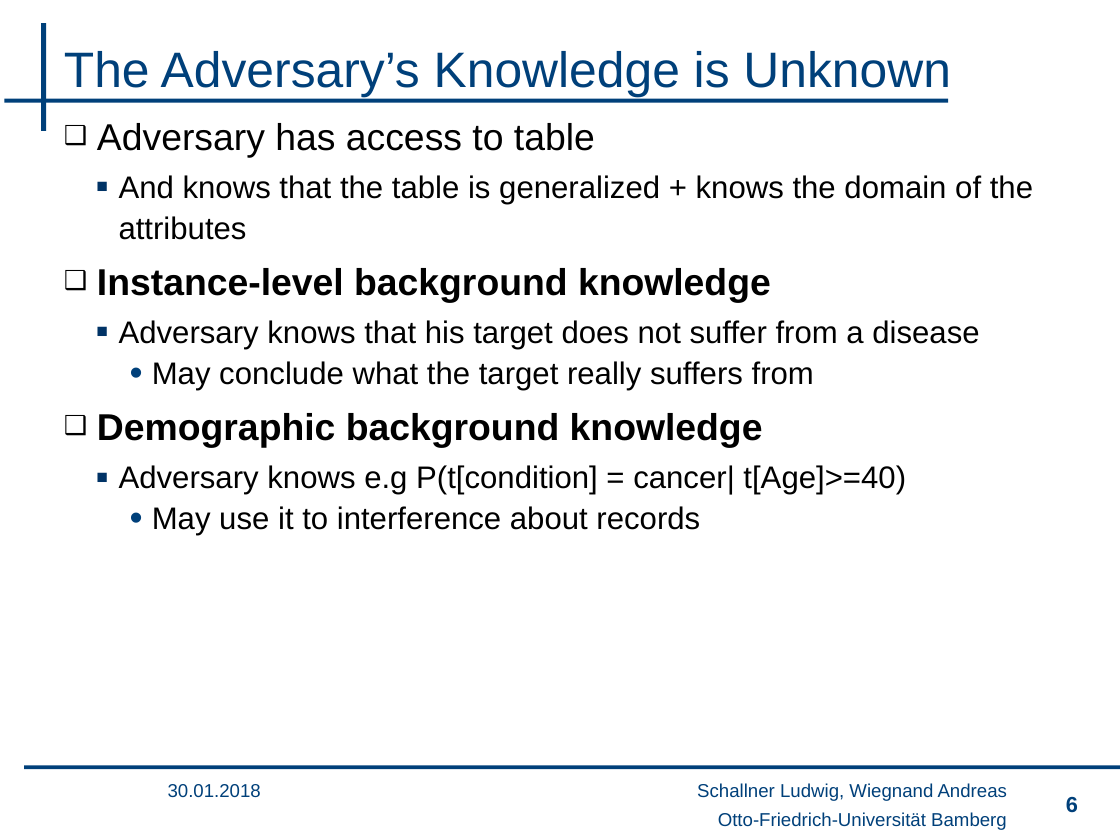
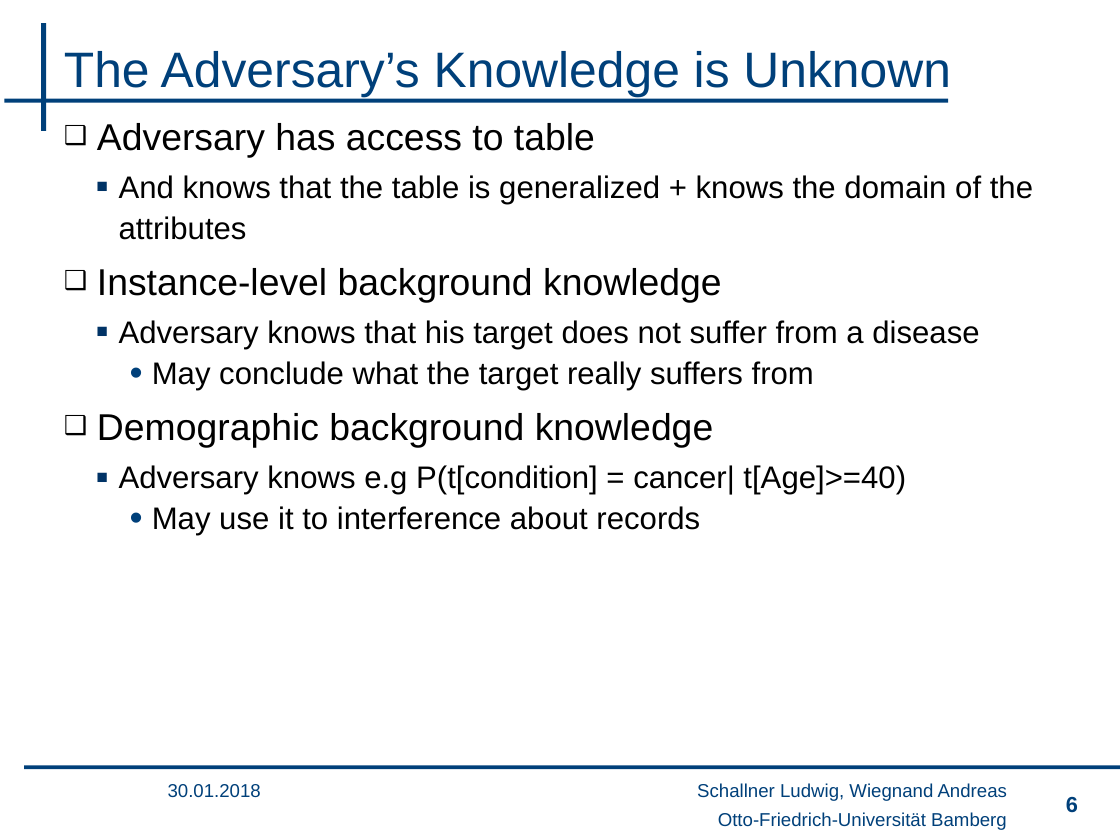
Before and after one commit to wsgan001/PSI-MSem, a slide deck: slide 6 of presentation/sicherheits_lu.pptx. Drawn at 1120x840 pixels with LibreOffice and Linux fonts; fonts in the diff are those of the drawing; background and template pictures are left out. Boxes give left, top, right and bottom in pixels: in the first picture for what was removed or moved away, otherwise in the second. Text is boxed around its words. In the diff, an @@ line names an element or a change of style, - is before the commit and + after.

```diff
--- a/presentation/sicherheits_lu.pptx
+++ b/presentation/sicherheits_lu.pptx
@@ text at (97,268,722,447): bold off in "Instance-level background knowledge", "Demographic background knowledge" @@
```
Also in this commit, not shown: 5 other slides changed.
